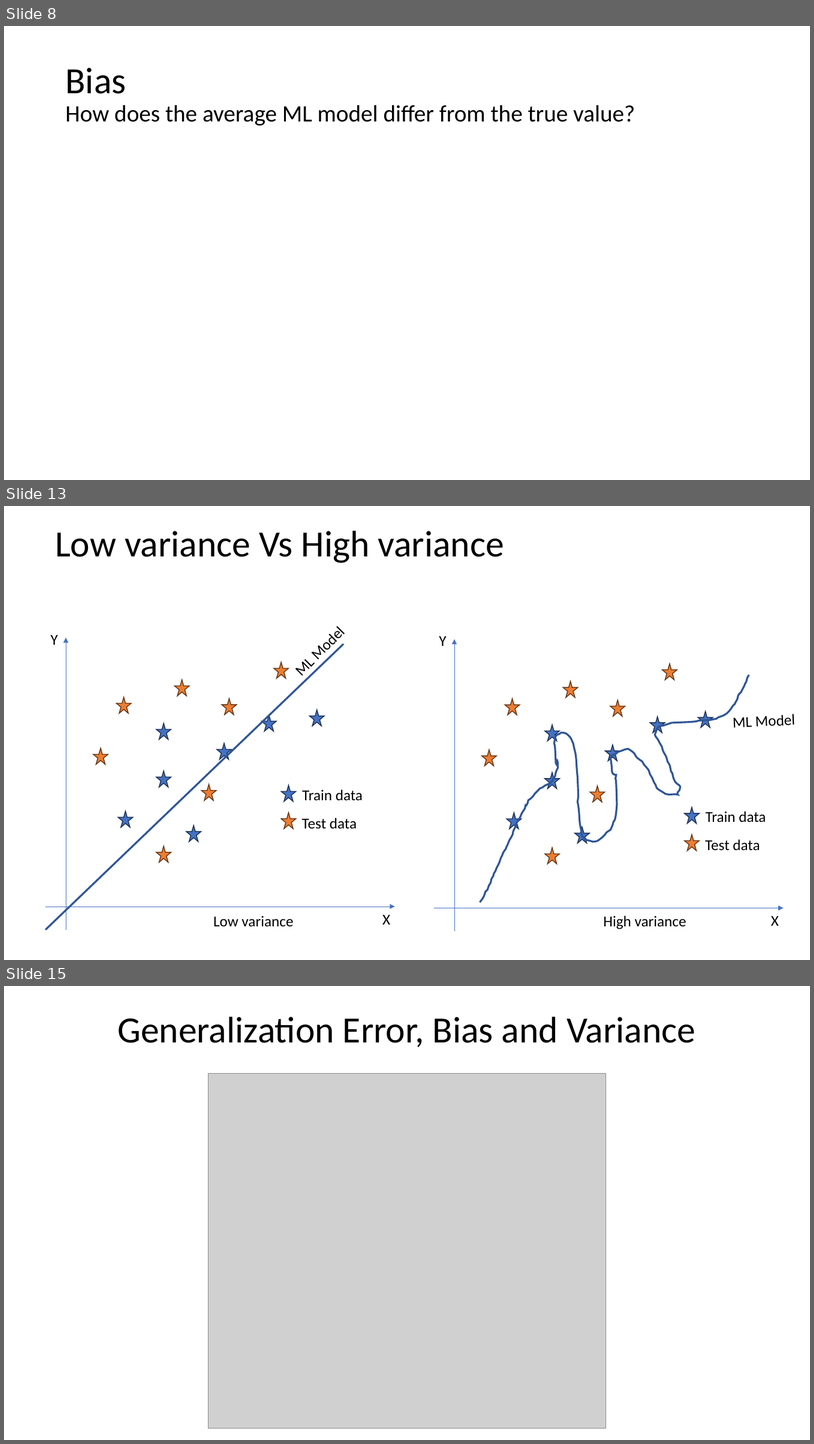
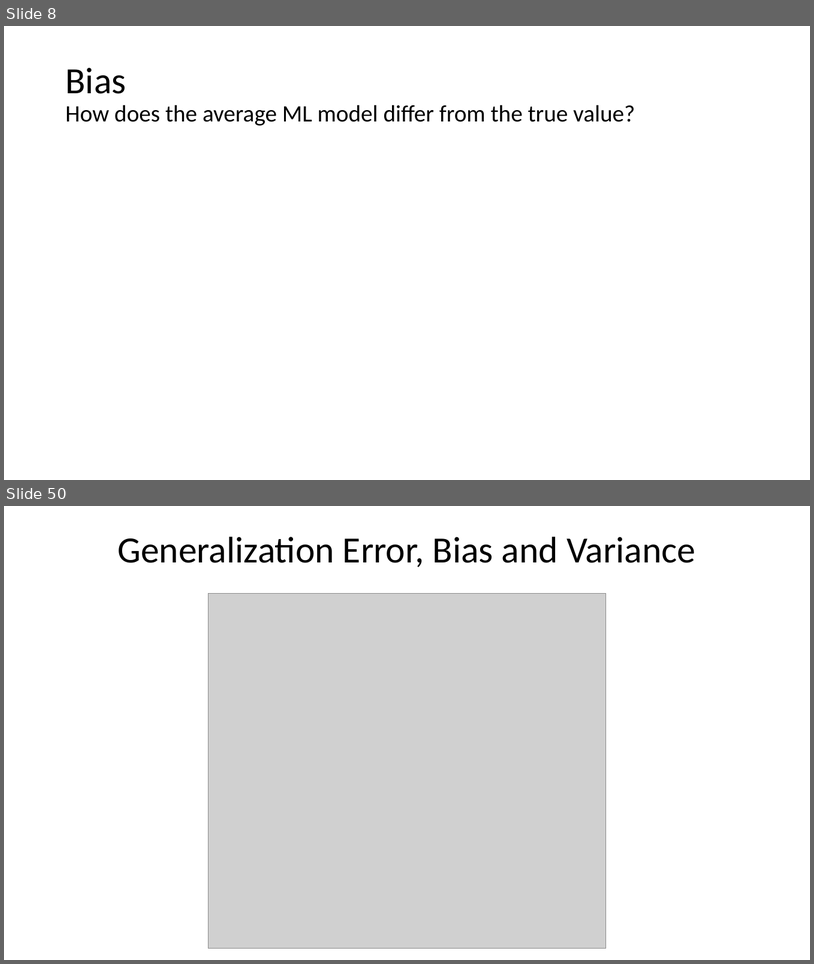
Before and after one commit to meenakshsundaram/AIML, a slide deck: DecisionTrees/DecisionTrees.pptx. Shown one above the other, each under a label of ours: slides 8, 13 and 15 before the commit, slides 8 and 50 after it; the slides between them are not shown. The pictures are 814x1444 and 814x964 pixels, drawn with LibreOffice and Linux fonts; fonts in the diff are those of the drawing; grey boxes stand for pictures. Boxes give left, top, right and bottom in pixels: in the first picture for what was removed or moved away, otherwise in the second. Text is boxed around its words. In the diff, an @@ line names an element or a change of style, - is before the commit and + after.

Commit message:
Variance for classification and bias variance curves for diabetes data

```diff
--- a/DecisionTrees/DecisionTrees.pptx
+++ b/DecisionTrees/DecisionTrees.pptx
@@ slide 13 removed at bbox=[4, 506, 810, 960], background #FFFFFF @@
@@ text removed at bbox=[55, 531, 504, 563] @@
-Low variance Vs High variance
@@ text removed at bbox=[439, 636, 446, 646] @@
-Y
@@ arrow removed from (455, 931) to (455, 639) @@
@@ star removed at bbox=[663, 663, 677, 679] @@
@@ freeform shape removed at bbox=[480, 675, 749, 902] @@
@@ star removed at bbox=[564, 681, 578, 698] @@
@@ star removed at bbox=[506, 699, 520, 715] @@
@@ star removed at bbox=[611, 700, 625, 717] @@
@@ star removed at bbox=[651, 717, 665, 733] @@
@@ star removed at bbox=[698, 711, 713, 727] @@
@@ text removed at bbox=[733, 714, 795, 727] @@
-ML Model
@@ star removed at bbox=[545, 724, 560, 741] @@
@@ star removed at bbox=[482, 750, 497, 766] @@
@@ star removed at bbox=[606, 744, 620, 760] @@
@@ star removed at bbox=[545, 772, 560, 789] @@
@@ star removed at bbox=[590, 786, 605, 802] @@
@@ group removed at bbox=[46, 615, 395, 930]: 16 stars, 5 texts, 2 arrows, 1 line @@
-ML Model
-X
-Y
-Train data
-Test data
@@ star removed at bbox=[507, 813, 521, 829] @@
@@ star removed at bbox=[575, 826, 590, 843] @@
@@ star removed at bbox=[545, 847, 560, 864] @@
@@ group removed at bbox=[685, 807, 766, 851]: 2 stars, 2 texts @@
-Train data
-Test data
@@ text removed at bbox=[213, 915, 293, 927] @@
-Low variance
@@ arrow removed from (434, 907) to (784, 907) @@
@@ text removed at bbox=[603, 915, 687, 929] @@
-High variance
@@ text removed at bbox=[771, 915, 779, 925] @@
-X
@@ what was slide 15 is now slide 50 @@
```
Also in this commit, not shown: 3 slides changed, 3 slides added, 2 other slides removed, 5 other files.
